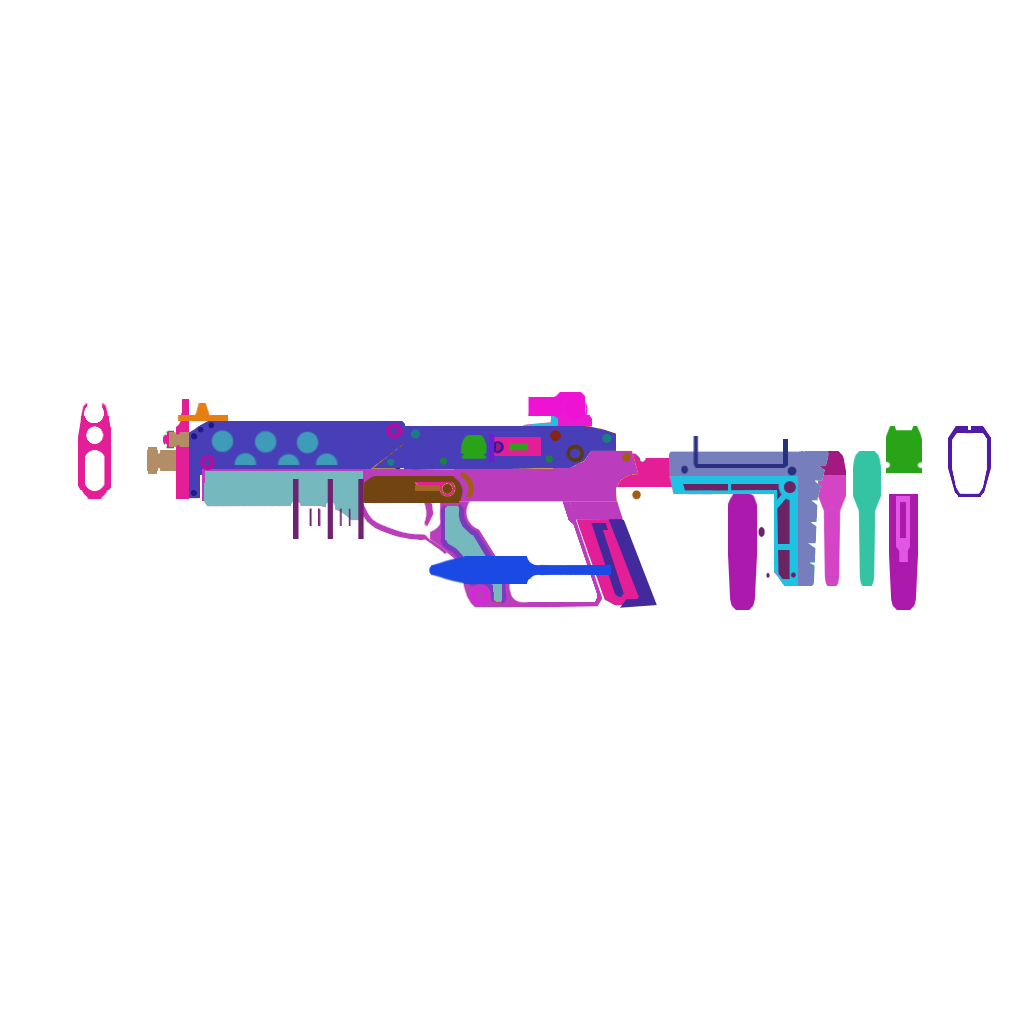
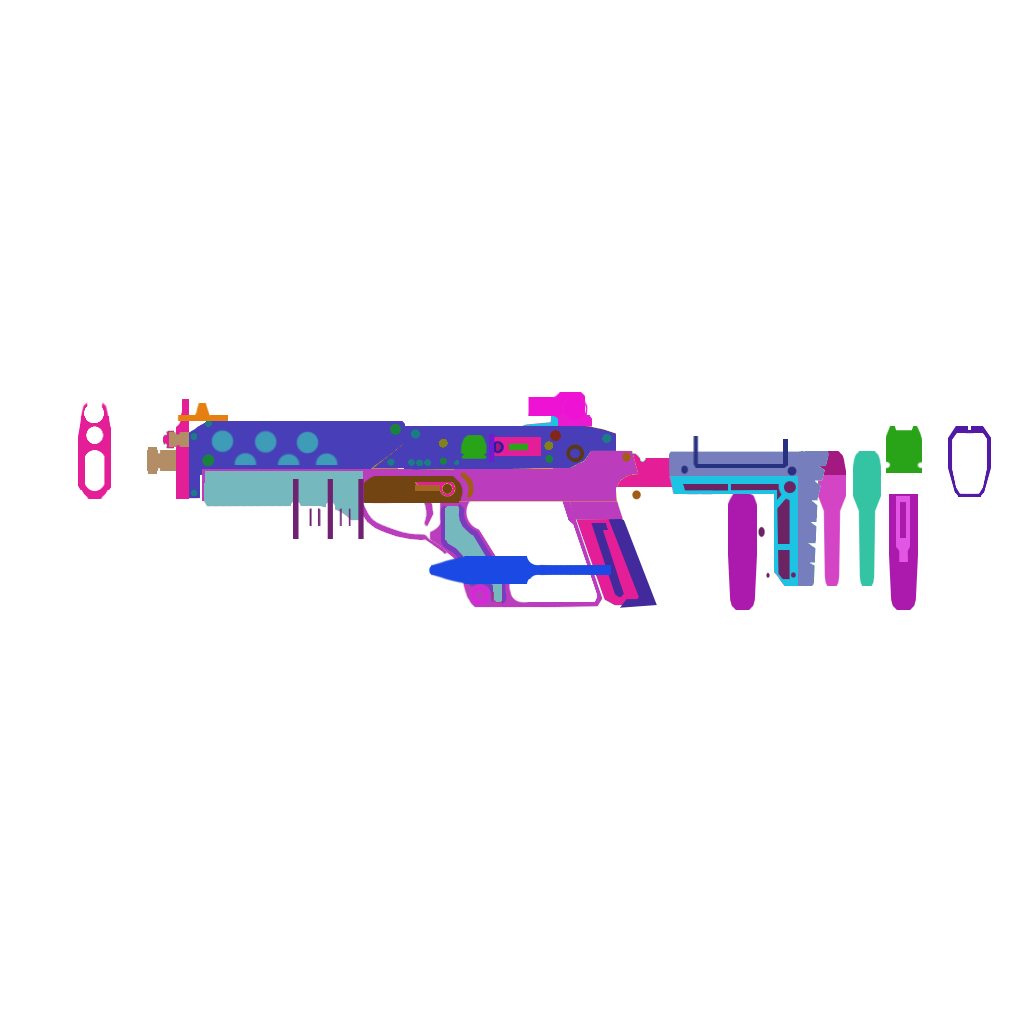
Layers edited between the first and the second 1024 x 1024 image:
removed layer "Handguard_SIDE_CUTOUT2" from group "Handguard" over <box>200,423,403,470</box>
removed layer "UpperReceiver_RIVETS" from group "UpperReceiver" over <box>454,455,553,465</box>
removed layer "UpperReceiver_SCREWS" from group "UpperReceiver" over <box>387,429,553,466</box>
added layer "UpperReceiver_SIDE_DETAIL_RIVET2" in group "UpperReceiver" over <box>439,439,553,450</box>
added layer "UpperReceiver_SIDE_DETAIL_RIVET1" in group "UpperReceiver" over <box>454,455,553,465</box>
added layer "UpperReceiver_SIDE_DETAIL_SCREW1" in group "UpperReceiver" over <box>387,429,553,466</box>
removed layer "BarrelShroud_SIDE_CUTOUT2" from group "BarrelShroud" over <box>191,422,401,496</box>
added layer "BarrelShroud_SIDE_DETAIL_RIVET1" in group "BarrelShroud" over <box>202,424,401,466</box>
added layer "BarrelShroud_SIDE_DETAIL_SCREW1" in group "BarrelShroud" over <box>190,421,212,496</box>
